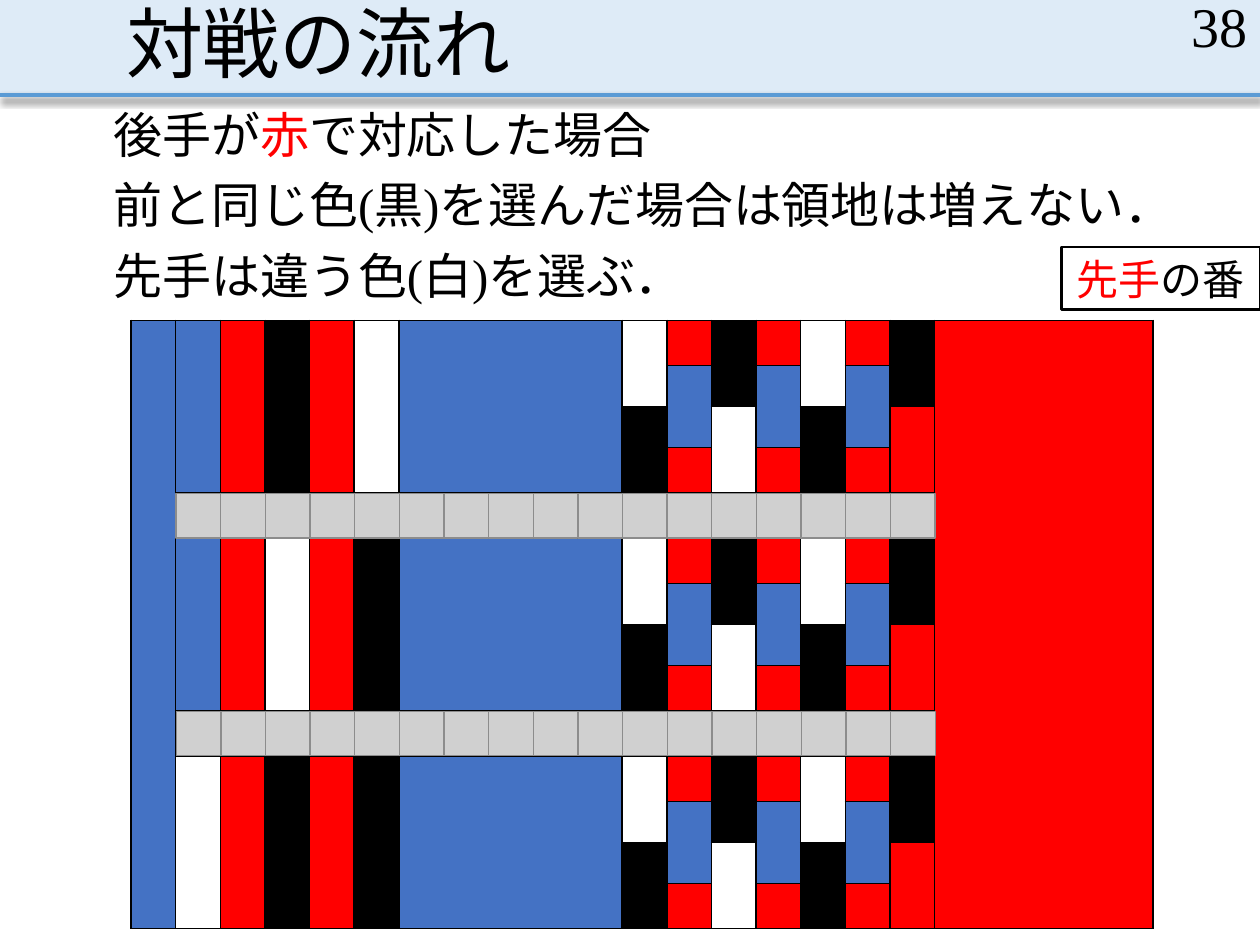
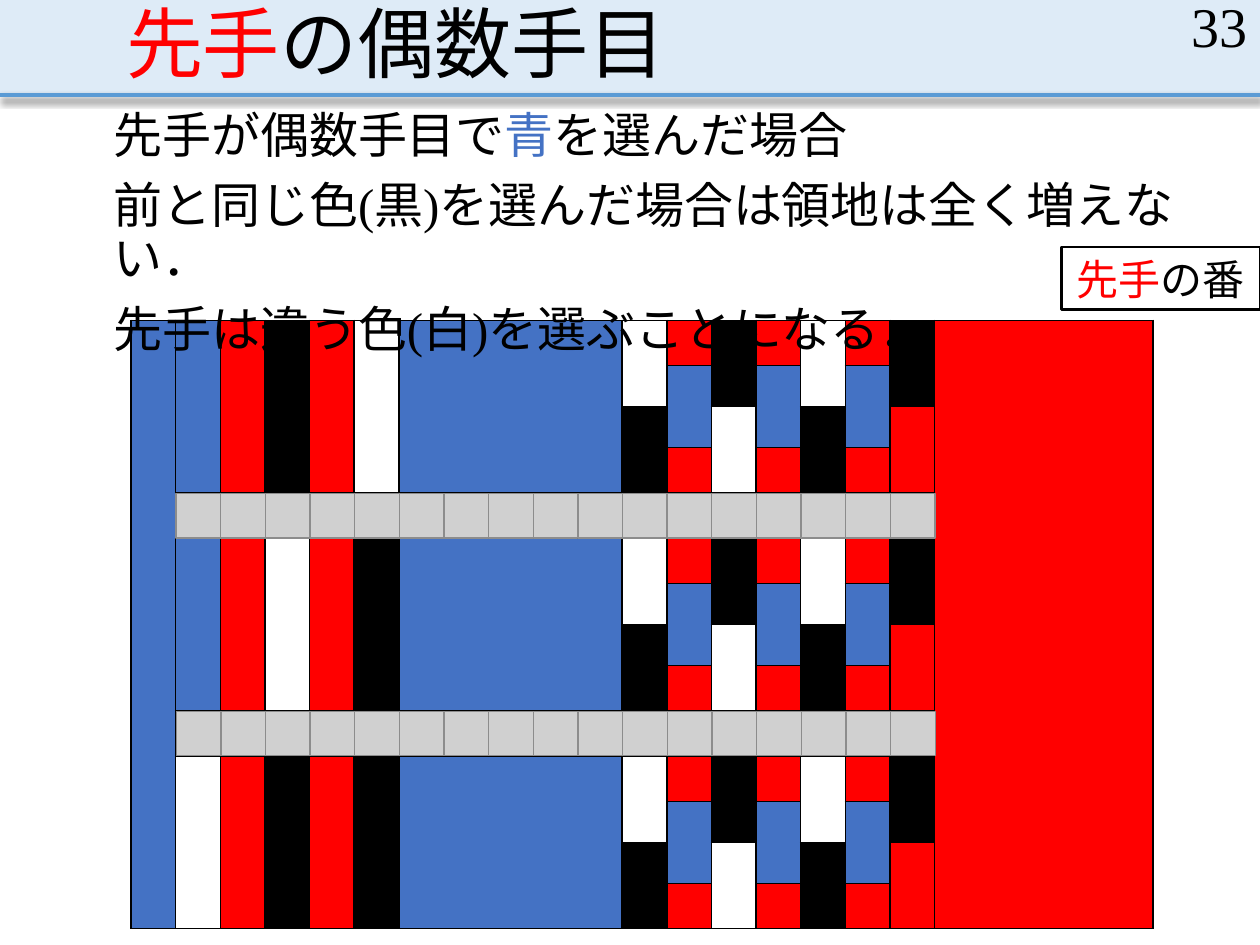
Before and after one commit to MasayaOda/SR, a slide deck: slide 33 of 190513oda.pptx (slide 38 before the commit). Drawn at 1260x945 pixels with LibreOffice and Linux fonts; fonts in the diff are those of the drawing; grey boxes stand for pictures. Boxes give left, top, right and bottom in pixels: in the first picture for what was removed or moved away, otherwise in the second. Text is boxed around its words. In the diff, an @@ line names an element or a change of style, - is before the commit and + after.

Commit message:
良い感じかもしれない

```diff
--- a/190513oda.pptx
+++ b/190513oda.pptx
@@ title at <box>126,7,665,79</box>: text changed @@
-対戦の流れ
+先手の偶数手目
@@ page number at <box>1191,10,1247,48</box>: text changed @@
-38
+33
@@ text at <box>113,103,1173,359</box>: text changed @@
-後手が赤で対応した場合
-前と同じ色(黒)を選んだ場合は領地は増えない．
-先手は違う色(白)を選ぶ．
+先手が偶数手目で青を選んだ場合
+前と同じ色(黒)を選んだ場合は領地は全く増えない．
+先手は違う色(白)を選ぶことになる．
```
Also in this commit, not shown: 28 other slides changed, 7 slides added, 2 slides removed.
